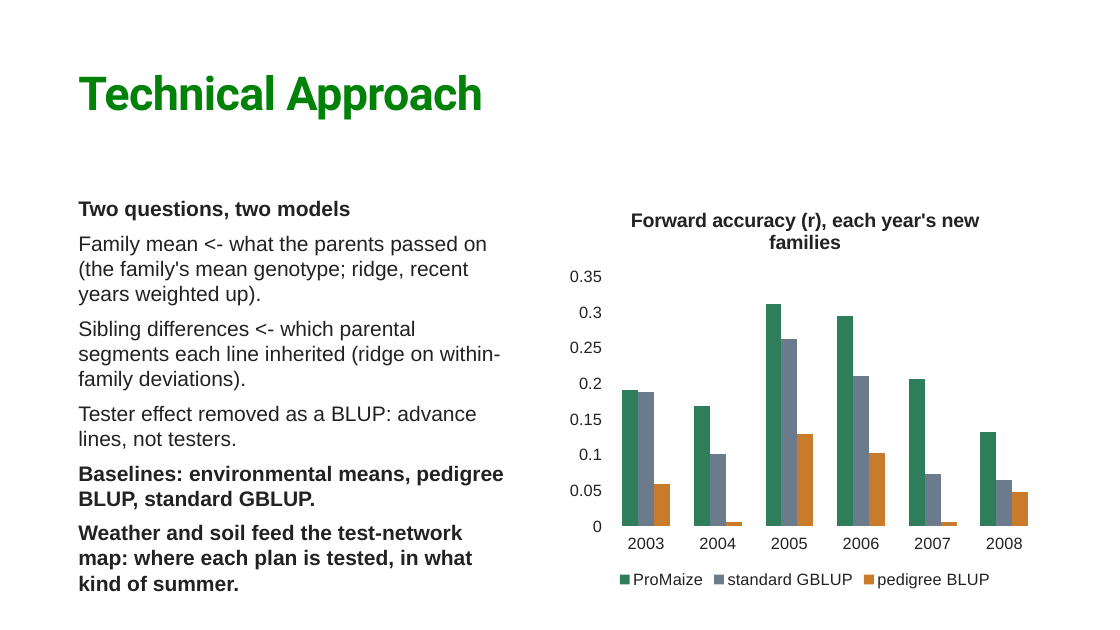
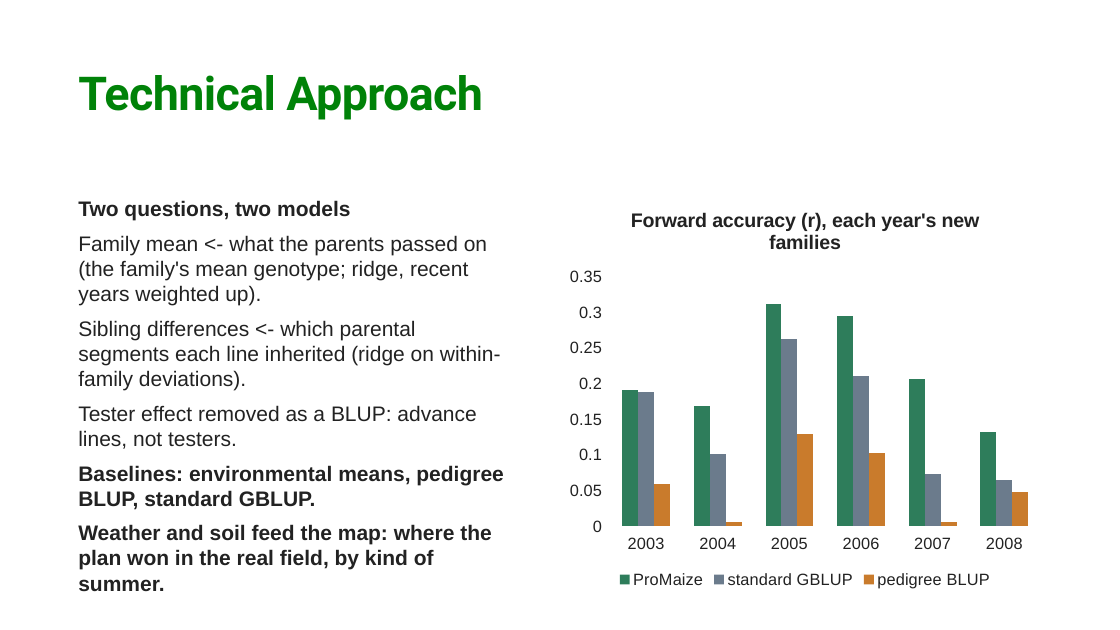
Before and after one commit to Ouroboros505/sydag-2026, a slide deck: slide 6 of docs/ProMaize_deck.pptx. Drawn at 1120x630 pixels with LibreOffice and Linux fonts; fonts in the diff are those of the drawing; background and template pictures are left out. Boxes give left, top, right and bottom in pixels: in the first picture for what was removed or moved away, otherwise in the second. Text is boxed around its words. In the diff, an @@ line names an element or a change of style, - is before the commit and + after.

Commit message:
Deck, README, audit checklist and screenshots: the map of where the plan won, and the data menu

```diff
--- a/docs/ProMaize_deck.pptx
+++ b/docs/ProMaize_deck.pptx
@@ text at (78, 524, 491, 592): text changed @@
-Weather and soil feed the test-network map: where each plan is tested, in what kind of summer.
+Weather and soil feed the map: where the plan won in the real field, by kind of summer.
```
Also in this commit, not shown: 1 other slide changed, 2 other files.
